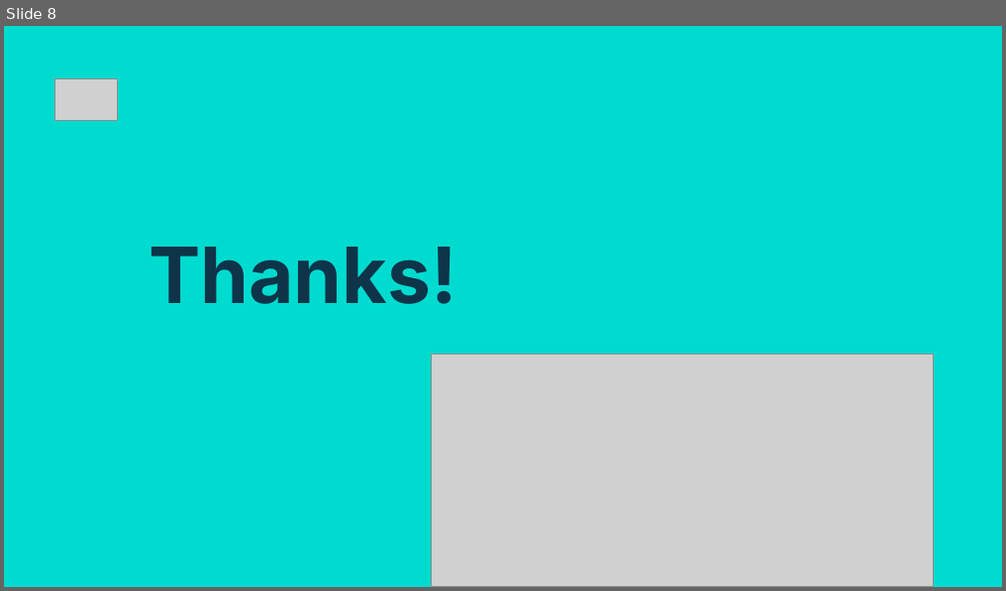
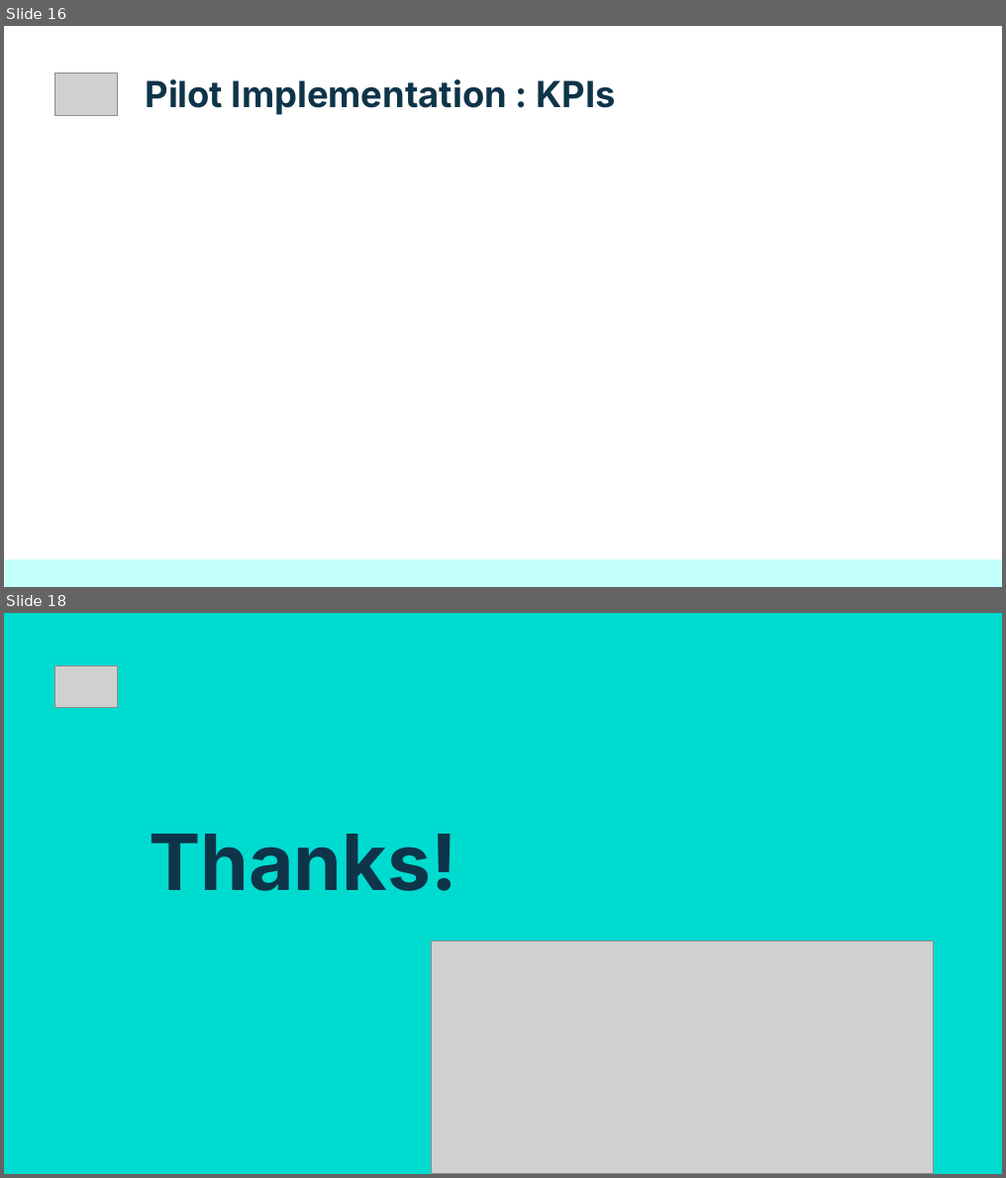
Before and after one commit to netesf13d/jedha-projects, a slide deck: 2-01-Spotify_Data_Governance/presentation/Presentation - 2-01 - Spotify Data Governance.odp. Shown one above the other, each under a label of ours: slide 8 before the commit, slides 16 and 18 after it; the slides between them are not shown. The pictures are 1006x591 and 1006x1178 pixels, drawn with LibreOffice and Linux fonts; fonts in the diff are those of the drawing; grey boxes stand for pictures. Boxes give left, top, right and bottom in pixels: in the first picture for what was removed or moved away, otherwise in the second. Text is boxed around its words. In the diff, an @@ line names an element or a change of style, - is before the commit and + after.

```diff
--- a/2-01-Spotify_Data_Governance/presentation/Presentation - 2-01 - Spotify Data Governance.odp
+++ b/2-01-Spotify_Data_Governance/presentation/Presentation - 2-01 - Spotify Data Governance.odp
@@ slide 16 added at bbox=[4, 26, 1002, 587], background #FFFFFF @@
@@ picture added at bbox=[54, 73, 118, 115] @@
@@ title added at bbox=[145, 79, 615, 115], 26 pt, text #0E3449, bold @@
+Pilot Implementation : KPIs
@@ rectangle added at bbox=[5, 560, 1002, 586], fill #C3FFFC @@
@@ what was slide 8 is now slide 18 @@
```
Also in this commit, not shown: 15 other slides added, 6 slides removed, 6 other files.
